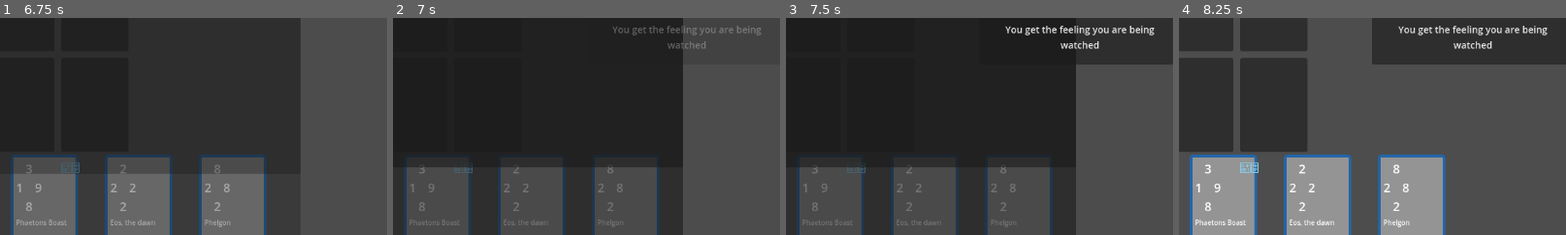
Above: before the commit, frames 1-4 (left to right).
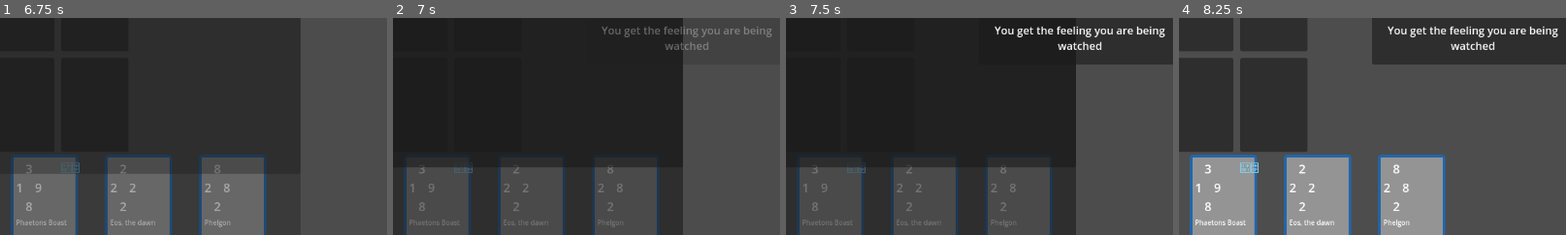
Above: after the commit, the same moments.

Repository: leslieharding/Mnemosyne
Game: Godot game, scene res://Scenes/MainMenu.tscn
Same seed, same stepped clock (60 frames per second), same inputs: the game is played once before the commit and once after it.
Inputs:
- Up to frame 1 (6.75 s): click "New Game" at 0.5 s; click "New Game" at 1.25 s; click "Apollo" at 2 s; click "The Sun" at 2.75 s; click "Start Game" at 3.5 s; click "▶" at 4.25 s; click "▼" at 5 s; click "Battle Shadow Acolyte" at 5.75 s; click "📖" at 6.5 s
- Up to frame 2 (7 s): no input
- Up to frame 3 (7.5 s): click "▶" at 7.25 s
- Up to frame 4 (8.25 s): click "X" at 8 s
The pictures show only the part of the screen within x 47-97%, y 45-95%; the shares and areas given below are measured in that part.

Frame 1 is identical in both runs. In frame 2, 0.9% of the frame differs, in the area x 53-98%, y 3-15%; in frame 3, 1.4%; in frame 4, 1.4%.

Commit message:
attempted bb code implementation not working yet

Diff:
--- a/Scenes/NotificationManager.tscn
+++ b/Scenes/NotificationManager.tscn
@@ -33,11 +33,9 @@
 theme_override_constants/margin_right = 15
 theme_override_constants/margin_bottom = 10
 
-[node name="MessageLabel" type="Label" parent="Panel/MarginContainer"]
+[node name="MessageLabel" type="RichTextLabel" parent="Panel/MarginContainer"]
 layout_mode = 2
-theme_override_colors/font_color = Color(0.901961, 0.901961, 0.901961, 1)
-theme_override_font_sizes/font_size = 14
+bbcode_enabled = true
 text = "Notification message goes here"
 horizontal_alignment = 1
 vertical_alignment = 1
-autowrap_mode = 3
--- a/Scripts/notification_manager.gd
+++ b/Scripts/notification_manager.gd
@@ -20,7 +20,7 @@
 	modulate.a = 0.0
 	visible = true
 
-# Show a notification message
+# Show a notification message with BBCode formatting
 func show_notification(message: String):
 	# Don't show if already showing a notification
 	if is_showing:
@@ -28,7 +28,10 @@
 		return
 
 	is_showing = true
-	message_label.text = message
+
+	# Apply BBCode formatting to specific messages
+	var formatted_message = format_message_with_bbcode(message)
+	message_label.text = formatted_message
 
 	# Kill any existing tween
 	if current_tween:
@@ -49,6 +52,20 @@
 	# Reset when done
 	current_tween.tween_callback(reset_notification)
 
+# Format messages with BBCode for special effects
+func format_message_with_bbcode(message: String) -> String:
+	# Handle the "feeling" message with wave and pulse effects
+	if message.to_lower().contains("feeling") and message.to_lower().contains("watching"):
+		# Add wave and pulse effects to the word "feeling"
+		message = message.replace("feeling", "[wave amp=15 freq=3][pulse freq=2 color=#9966FF ease=-2]feeling[/pulse][/wave]")
+
+	# Handle the "knew" message with bold formatting
+	elif message.to_lower().contains("knew") and message.to_lower().contains("would"):
+		# Make "knew" bold
+		message = message.replace("knew", "[b]knew[/b]")
+
+	return message
+
 # Reset the notification to ready state
 func reset_notification():
 	is_showing = false
